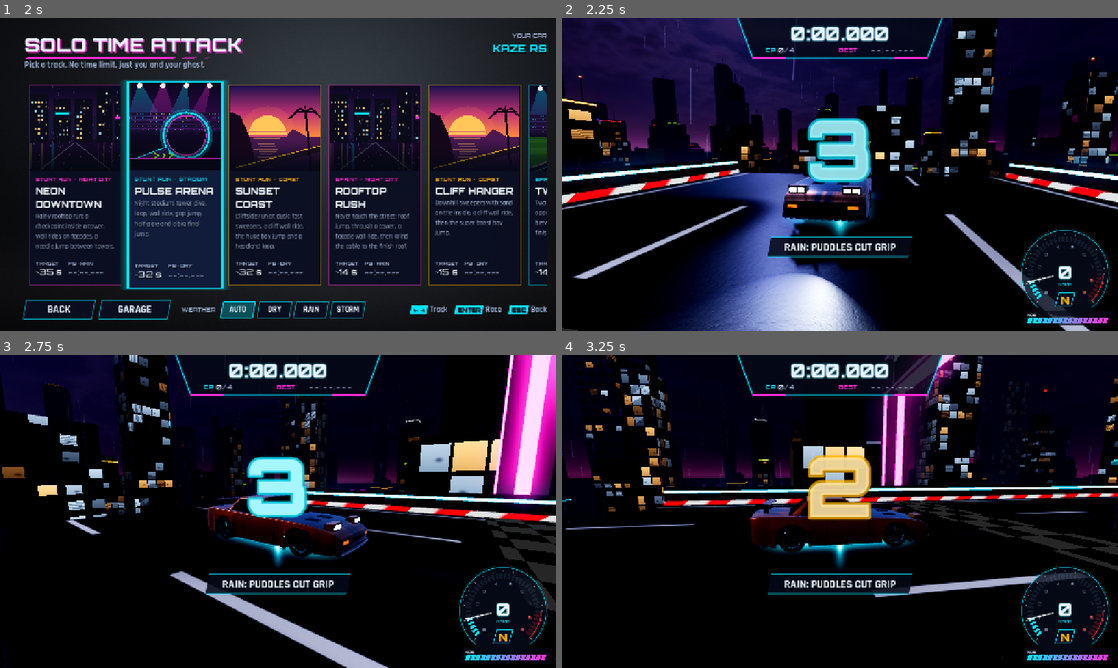
Above: before the commit, frames 1-4 (two rows, left to right).
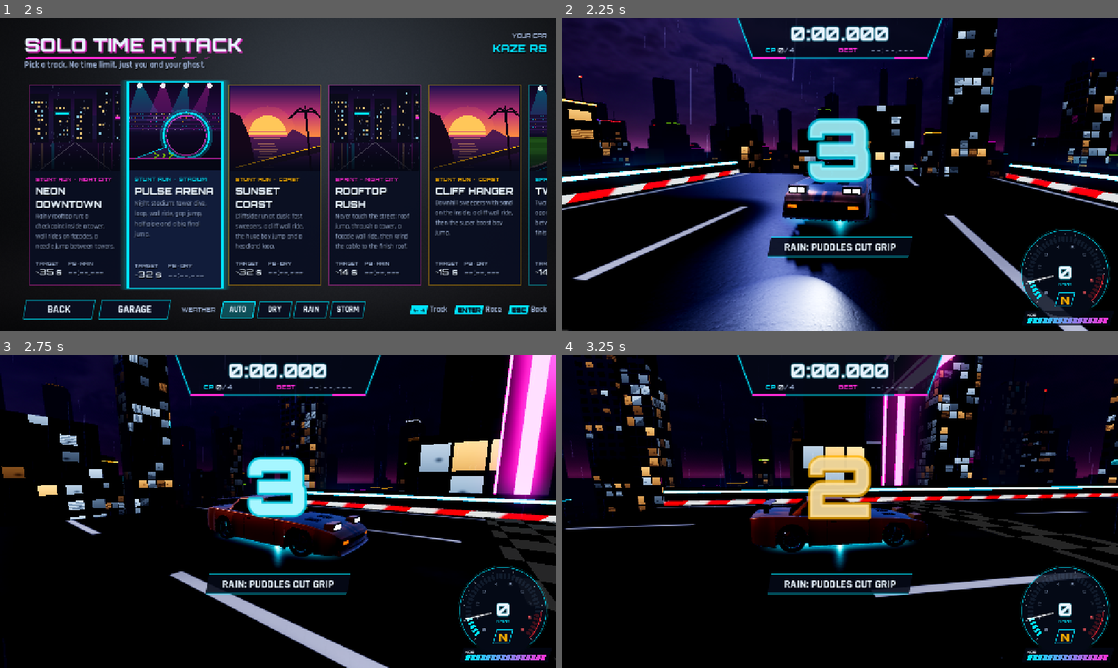
Above: after the commit, the same moments.

Repository: khanhonthetrack/speedfest
Game: Godot game, scene res://ui/main_menu.tscn
Two runs of this game, one before a commit and one after it. Both use one fixed random seed, a clock stepped at 60 frames per second and the inputs below.
Inputs (mouse positions are in pixels of both pictures, inside the frame that each line leads up to):
- Up to frame 1 (2 s): tap Enter at 0.5 s; move the mouse to (400, 158) at 0.52 s; hold D (steer_right) 0.53-1.25 s; hold C (camera_cycle) 0.53-1.25 s; click (400, 158) at 0.67 s; click (127, 130) at 1.25 s
- Up to frame 2 (2.25 s): click (639, 183) at 2.02 s
- Up to frame 3 (2.75 s): no input
- Up to frame 4 (3.25 s): drag from (728, 527) to (812, 574) at 2.77 s

Frame 1 is identical in both runs. In frame 2, 2.5% of the frame differs, in the area x 0-100%, y 2-100%; in frame 3, 0.1%; in frame 4, less than 0.1%.

Commit message:
pc (M7-1): physics interpolation for the car (smooth on 120-240 Hz screens); tree defaults to OFF
Physics runs at 60 Hz; without interpolation the car moved only every 2nd-4th frame on high
refresh-rate monitors (judder, the likely "laggy"). Project setting on, jitter fix 0, the root
viewport OFF so per-frame movers (chase camera, remote cars, ghosts, menus, props) are unchanged,
and Car opts in (its visual inherits). The camera already follows get_global_transform_interpolated().
New tests/race/test_interpolation (8 checks).

Co-Authored-By: Claude Opus 5.5 <noreply@anthropic.com>
Claude-Session: https://claude.ai/code/session_01CMDh9pTv1h5xawNJJ9eFH2

Diff:
--- a/game/autoload/settings.gd
+++ b/game/autoload/settings.gd
@@ -25,6 +25,11 @@
 
 func _ready() -> void:
 	process_mode = Node.PROCESS_MODE_ALWAYS
+	# Physics interpolation (project setting on, M7): physics runs at 60 Hz, screens at 120-240 Hz,
+	# so physics-driven bodies must be drawn between ticks or they judder. Only the Car opts in
+	# (Car.create); everything moved per frame (cameras, remote cars, ghosts, menus, UI, props)
+	# stays as it is, so the whole tree defaults to OFF.
+	get_tree().root.physics_interpolation_mode = Node.PHYSICS_INTERPOLATION_MODE_OFF
 	_setup_audio_buses()
 	_setup_input_map()
 	if is_web():
--- a/game/cars/car.gd
+++ b/game/cars/car.gd
@@ -160,6 +160,12 @@
 var _ground := PackedInt32Array([0, 0, 0, 0])      # TrackSurface kind under each wheel (0 asphalt)
 var _loose_grip := 0.0                               # params "loose_grip": rally tires on grass/gravel/sand
 var _water_avg := 0.0
+
+
+func _init() -> void:
+	# drawn between physics ticks on high refresh-rate screens (the tree defaults to OFF, see
+	# Settings._ready); teleport() resets it so respawns don't smear across the map
+	physics_interpolation_mode = Node.PHYSICS_INTERPOLATION_MODE_ON
 
 
 static func create(p_config: Dictionary) -> Car:
--- a/game/project.godot
+++ b/game/project.godot
@@ -44,6 +44,8 @@
 3d/physics_engine="Jolt Physics"
 common/physics_ticks_per_second=60
 common/max_physics_steps_per_frame=6
+common/physics_interpolation=true
+common/physics_jitter_fix=0.0
 
 [rendering]
 
--- /dev/null
+++ b/game/tests/race/test_interpolation.gd
@@ -0,0 +1,27 @@
+extends Node3D
+## Physics interpolation setup (M7 PC smoothness): the project draws physics-driven bodies between
+## the 60 Hz ticks, so the car doesn't judder on 120-240 Hz screens. Only the Car opts in; nodes
+## moved every frame (chase camera, remote cars, ghosts, menu turntables) must stay OFF, or they'd
+## be drawn a tick late.
+## Run: tools/run_scene.sh res://tests/race/test_interpolation.tscn --headless
+
+
+func _ready() -> void:
+	await get_tree().process_frame
+	TestHooks.check(bool(ProjectSettings.get_setting("physics/common/physics_interpolation", false)), "interp_project_setting_on")
+	TestHooks.check(float(ProjectSettings.get_setting("physics/common/physics_jitter_fix", 0.5)) == 0.0, "interp_jitter_fix_off")
+	TestHooks.check(get_tree().root.physics_interpolation_mode == Node.PHYSICS_INTERPOLATION_MODE_OFF, "interp_tree_default_off")
+	var car := Car.create(CarDefs.default_config("kaze"))
+	add_child(car)
+	TestHooks.check(car.is_physics_interpolated(), "interp_car_on")
+	TestHooks.check(car.visual.is_physics_interpolated(), "interp_car_visual_inherits")
+	var cam := ChaseCamera.new()
+	add_child(cam)
+	TestHooks.check(not cam.is_physics_interpolated(), "interp_camera_off")
+	var rc := RemoteCar.new()
+	add_child(rc)
+	TestHooks.check(not rc.is_physics_interpolated(), "interp_remote_car_off")
+	var gp := GhostPlayer.new()
+	add_child(gp)
+	TestHooks.check(not gp.is_physics_interpolated(), "interp_ghost_off")
+	TestHooks.finish()
--- /dev/null
+++ b/game/tests/race/test_interpolation.tscn
@@ -0,0 +1,6 @@
+[gd_scene load_steps=2 format=3]
+
+[ext_resource type="Script" path="res://tests/race/test_interpolation.gd" id="1"]
+
+[node name="TestInterpolation" type="Node3D"]
+script = ExtResource("1")
Not shown, added: game/tests/race/test_interpolation.gd.uid
